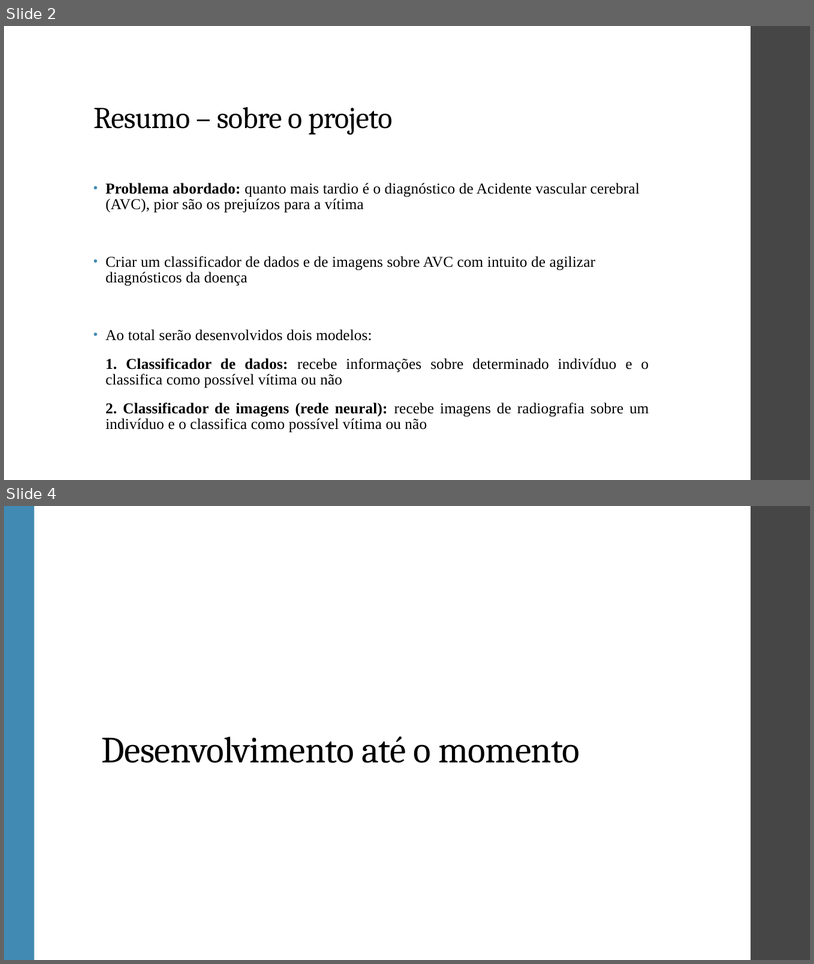
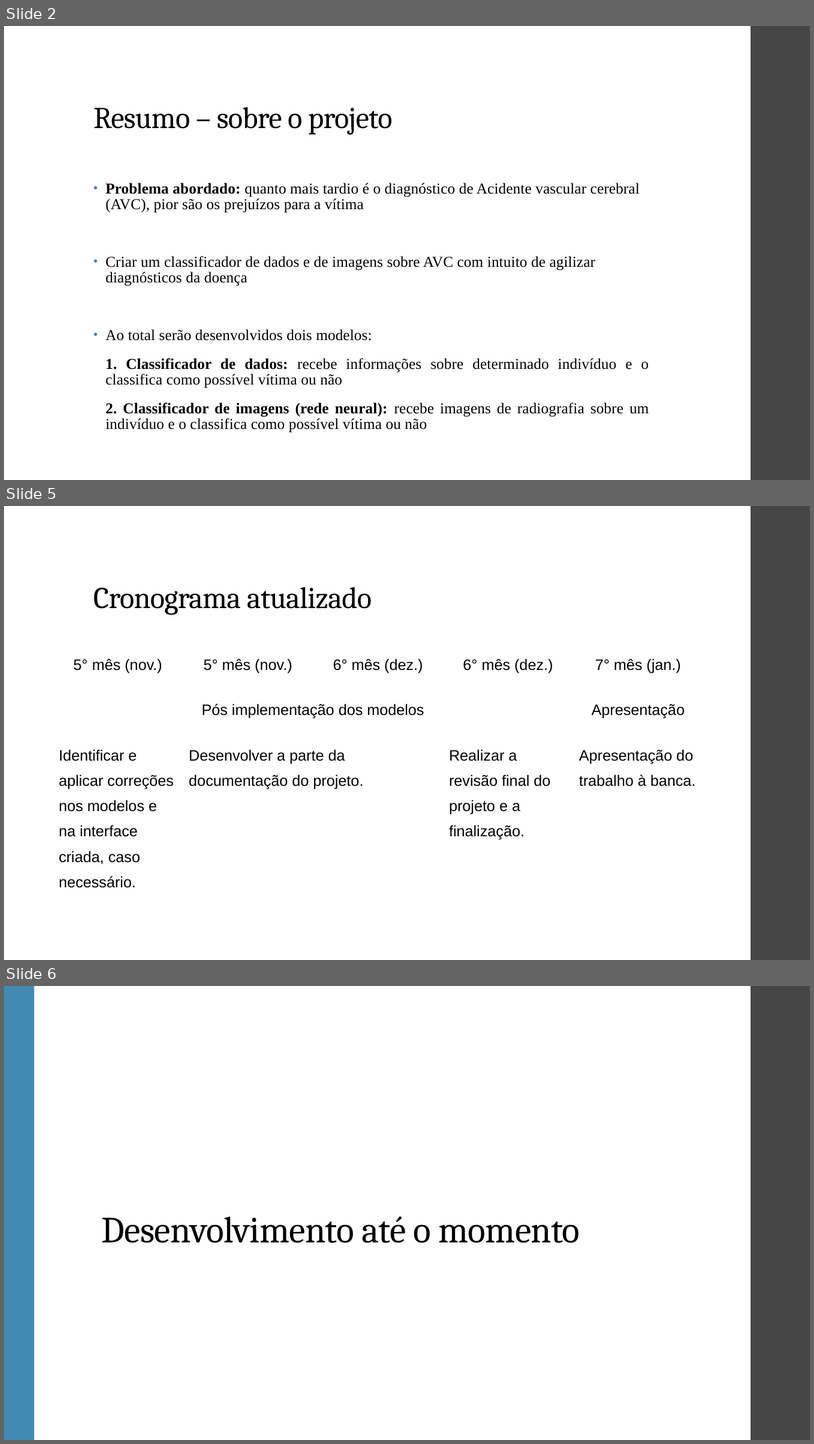
Before and after one commit to ViniPilan/avc-modeling, a slide deck: apresentação.odp. Shown one above the other, each under a label of ours: slides 2 and 4 before the commit, slides 2, 5 and 6 after it; the slides between them are not shown. The pictures are 814x964 and 814x1444 pixels, drawn with LibreOffice and Linux fonts; fonts in the diff are those of the drawing. Boxes give left, top, right and bottom in pixels: in the first picture for what was removed or moved away, otherwise in the second. Text is boxed around its words. In the diff, an @@ line names an element or a change of style, - is before the commit and + after.

```diff
--- a/apresentação.odp
+++ b/apresentação.odp
@@ slide 5 added at <box>4,506,810,960</box>, background #FFFFFF; not listed: 1 template element that a slide beside it also shows @@
@@ title added at <box>93,587,372,615</box>, 36 pt, text #000000 @@
+Cronograma atualizado
@@ table added at <box>53,645,704,926</box>, 3 rows, 5 columns @@
+5° mês (nov.) | 5° mês (nov.) | 6° mês (dez.) | 6° mês (dez.) | 7° mês (jan.)
+Pós implementação dos modelos |  |  |  | Apresentação
+Identificar e aplicar correções nos modelos e na interface criada, caso necessário. | Desenvolver a parte da documentação do projeto. |  | Realizar a revisão final do projeto e a finalização. | Apresentação do trabalho à banca.
@@ what was slide 4 is now slide 6 @@
```
Also in this commit, not shown: 3 slides changed, 4 other slides added, 2 slides removed, 3 other files.
